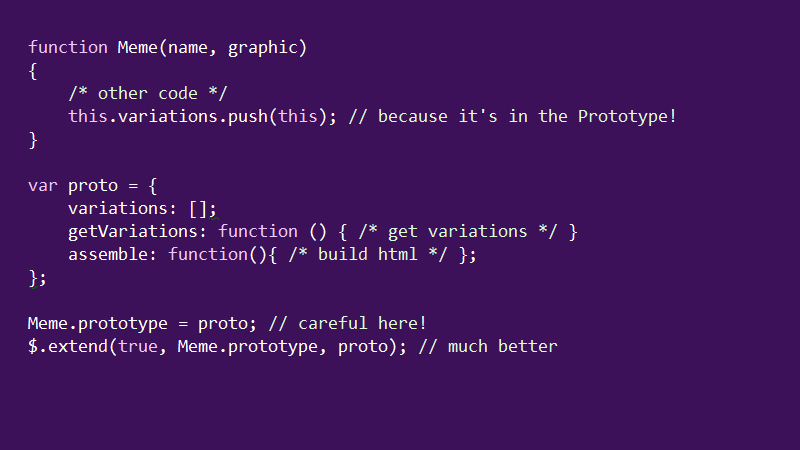
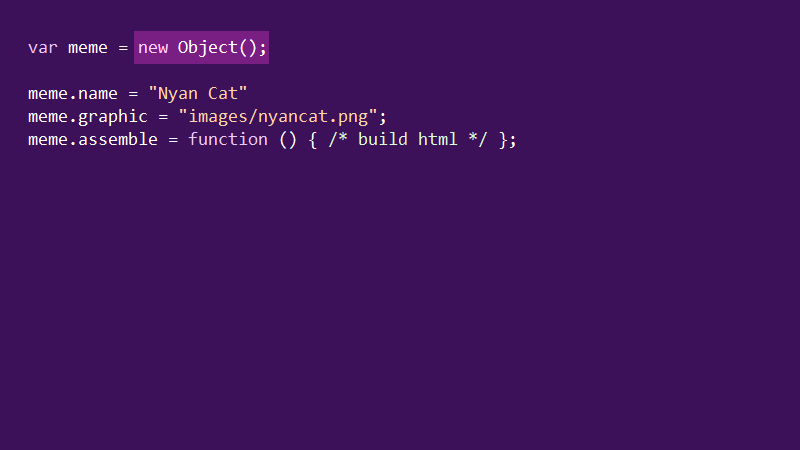
Two versions of the same layered image (800x450). Layer-by-layer changes:
hid "Prototype2" over [27,37,675,356]
added layer "Layer 2" (addition, 84%) above "Layer 1" over [134,31,269,64]
added layer "Layer 1" above "Instance2 copy" over [28,31,277,66]
added layer "Instance2 copy" above "Instance4" over [28,31,550,149]
